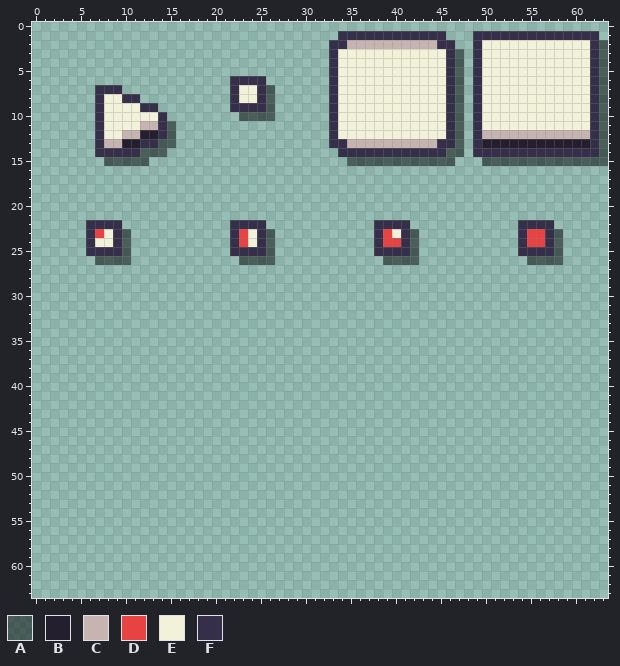
Edited in one commit: pixel-art file (Assets/Sprites/UIs.aseprite). The first picture shows the starting point.
64x64 pixels, 1 frame.
Palette (. is transparent): A #0000007f  B #241f2e  C #c6b4b1  D #e74343  E #f2f2da  F #352f49
Pixels before (only the part around the change), first column x 0:
21 ................................................................
22 ......FFFF............FFFF............FFFF............FFFF......
23 ......FDEFA...........FDEFA...........FDEFA...........FDDFA.....
24 ......FEEFA...........FDEFA...........FDDFA...........FDDFA.....
25 ......FFFFA...........FFFFA...........FFFFA...........FFFFA.....
26 .......AAAA............AAAA............AAAA............AAAA.....
27 ................................................................
28 ................................................................
29 ................................................................
30 ................................................................
31 ................................................................
32 ................................................................
33 ................................................................
34 ................................................................
35 ................................................................
36 ................................................................
37 ................................................................
38 ................................................................
39 ................................................................
40 ................................................................
41 ................................................................
42 ................................................................
43 ................................................................
44 ................................................................
45 ................................................................
46 ................................................................
47 ................................................................
48 ................................................................
49 ................................................................
50 ................................................................
51 ................................................................
52 ................................................................
53 ................................................................
54 ................................................................
55 ................................................................
56 ................................................................
57 ................................................................
58 ................................................................
59 ................................................................
60 ................................................................
61 ................................................................
62 ................................................................
63 ................................................................
And afterwards:
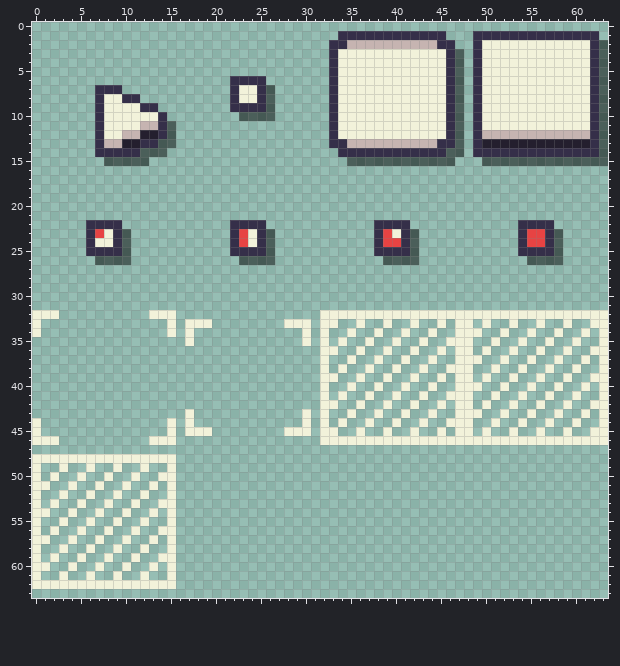
Changes in this commit:
Layer "Layer 1":
y 32: x 0..2 ... -> EEE; x 13..15 ... -> EEE; x 32..63 ................................ -> EEEEEEEEEEEEEEEEEEEEEEEEEEEEEEEE
y 33: x 0 . -> E; x 15 . -> E; x 17..19 ... -> EEE; x 28..30 ... -> EEE; x 32..33 .. -> EE; x 36 . -> E; x 39 . -> E; x 42 . -> E; x 45 . -> E; x 47..48 .. -> EE; x 50 . -> E; x 53 . -> E; x 56 . -> E; x 59 . -> E; x 62..63 .. -> EE
y 34: x 0 . -> E; x 15 . -> E; x 17 . -> E; x 30 . -> E; x 32 . -> E; x 35 . -> E; x 38 . -> E; x 41 . -> E; x 44 . -> E; x 47..49 ... -> EEE; x 52 . -> E; x 55 . -> E; x 58 . -> E; x 61 . -> E; x 63 . -> E
y 35: x 17 . -> E; x 30 . -> E; x 32 . -> E; x 34 . -> E; x 37 . -> E; x 40 . -> E; x 43 . -> E; x 46..48 ... -> EEE; x 51 . -> E; x 54 . -> E; x 57 . -> E; x 60 . -> E; x 63 . -> E
y 36: x 32..33 .. -> EE; x 36 . -> E; x 39 . -> E; x 42 . -> E; x 45 . -> E; x 47..48 .. -> EE; x 50 . -> E; x 53 . -> E; x 56 . -> E; x 59 . -> E; x 62..63 .. -> EE
y 37: x 32 . -> E; x 35 . -> E; x 38 . -> E; x 41 . -> E; x 44 . -> E; x 47..49 ... -> EEE; x 52 . -> E; x 55 . -> E; x 58 . -> E; x 61 . -> E; x 63 . -> E
y 38: x 32 . -> E; x 34 . -> E; x 37 . -> E; x 40 . -> E; x 43 . -> E; x 46..48 ... -> EEE; x 51 . -> E; x 54 . -> E; x 57 . -> E; x 60 . -> E; x 63 . -> E
y 39: x 32..33 .. -> EE; x 36 . -> E; x 39 . -> E; x 42 . -> E; x 45 . -> E; x 47..48 .. -> EE; x 50 . -> E; x 53 . -> E; x 56 . -> E; x 59 . -> E; x 62..63 .. -> EE
y 40: x 32 . -> E; x 35 . -> E; x 38 . -> E; x 41 . -> E; x 44 . -> E; x 47..49 ... -> EEE; x 52 . -> E; x 55 . -> E; x 58 . -> E; x 61 . -> E; x 63 . -> E
y 41: x 32 . -> E; x 34 . -> E; x 37 . -> E; x 40 . -> E; x 43 . -> E; x 46..48 ... -> EEE; x 51 . -> E; x 54 . -> E; x 57 . -> E; x 60 . -> E; x 63 . -> E
y 42: x 32..33 .. -> EE; x 36 . -> E; x 39 . -> E; x 42 . -> E; x 45 . -> E; x 47..48 .. -> EE; x 50 . -> E; x 53 . -> E; x 56 . -> E; x 59 . -> E; x 62..63 .. -> EE
y 43: x 17 . -> E; x 30 . -> E; x 32 . -> E; x 35 . -> E; x 38 . -> E; x 41 . -> E; x 44 . -> E; x 47..49 ... -> EEE; x 52 . -> E; x 55 . -> E; x 58 . -> E; x 61 . -> E; x 63 . -> E
y 44: x 0 . -> E; x 15 . -> E; x 17 . -> E; x 30 . -> E; x 32 . -> E; x 34 . -> E; x 37 . -> E; x 40 . -> E; x 43 . -> E; x 46..48 ... -> EEE; x 51 . -> E; x 54 . -> E; x 57 . -> E; x 60 . -> E; x 63 . -> E
y 45: x 0 . -> E; x 15 . -> E; x 17..19 ... -> EEE; x 28..30 ... -> EEE; x 32..33 .. -> EE; x 36 . -> E; x 39 . -> E; x 42 . -> E; x 45 . -> E; x 47..48 .. -> EE; x 50 . -> E; x 53 . -> E; x 56 . -> E; x 59 . -> E; x 62..63 .. -> EE
y 46: x 0..2 ... -> EEE; x 13..15 ... -> EEE; x 32..63 ................................ -> EEEEEEEEEEEEEEEEEEEEEEEEEEEEEEEE
y 48: x 0..15 ................ -> EEEEEEEEEEEEEEEE
y 49: x 0 . -> E; x 3 . -> E; x 6 . -> E; x 9 . -> E; x 12 . -> E; x 15 . -> E
y 50: x 0 . -> E; x 2 . -> E; x 5 . -> E; x 8 . -> E; x 11 . -> E; x 14..15 .. -> EE
y 51: x 0..1 .. -> EE; x 4 . -> E; x 7 . -> E; x 10 . -> E; x 13 . -> E; x 15 . -> E
y 52: x 0 . -> E; x 3 . -> E; x 6 . -> E; x 9 . -> E; x 12 . -> E; x 15 . -> E
y 53: x 0 . -> E; x 2 . -> E; x 5 . -> E; x 8 . -> E; x 11 . -> E; x 14..15 .. -> EE
y 54: x 0..1 .. -> EE; x 4 . -> E; x 7 . -> E; x 10 . -> E; x 13 . -> E; x 15 . -> E
y 55: x 0 . -> E; x 3 . -> E; x 6 . -> E; x 9 . -> E; x 12 . -> E; x 15 . -> E
y 56: x 0 . -> E; x 2 . -> E; x 5 . -> E; x 8 . -> E; x 11 . -> E; x 14..15 .. -> EE
y 57: x 0..1 .. -> EE; x 4 . -> E; x 7 . -> E; x 10 . -> E; x 13 . -> E; x 15 . -> E
y 58: x 0 . -> E; x 3 . -> E; x 6 . -> E; x 9 . -> E; x 12 . -> E; x 15 . -> E
y 59: x 0 . -> E; x 2 . -> E; x 5 . -> E; x 8 . -> E; x 11 . -> E; x 14..15 .. -> EE
y 60: x 0..1 .. -> EE; x 4 . -> E; x 7 . -> E; x 10 . -> E; x 13 . -> E; x 15 . -> E
y 61: x 0 . -> E; x 3 . -> E; x 6 . -> E; x 9 . -> E; x 12 . -> E; x 15 . -> E
y 62: x 0..15 ................ -> EEEEEEEEEEEEEEEE
Pixel boxes of the changes (left, top, right, bottom) in both pictures:
added: (32, 310, 59, 337)
added: (149, 310, 212, 346)
added: (284, 310, 608, 445)
added: (32, 409, 212, 589)
